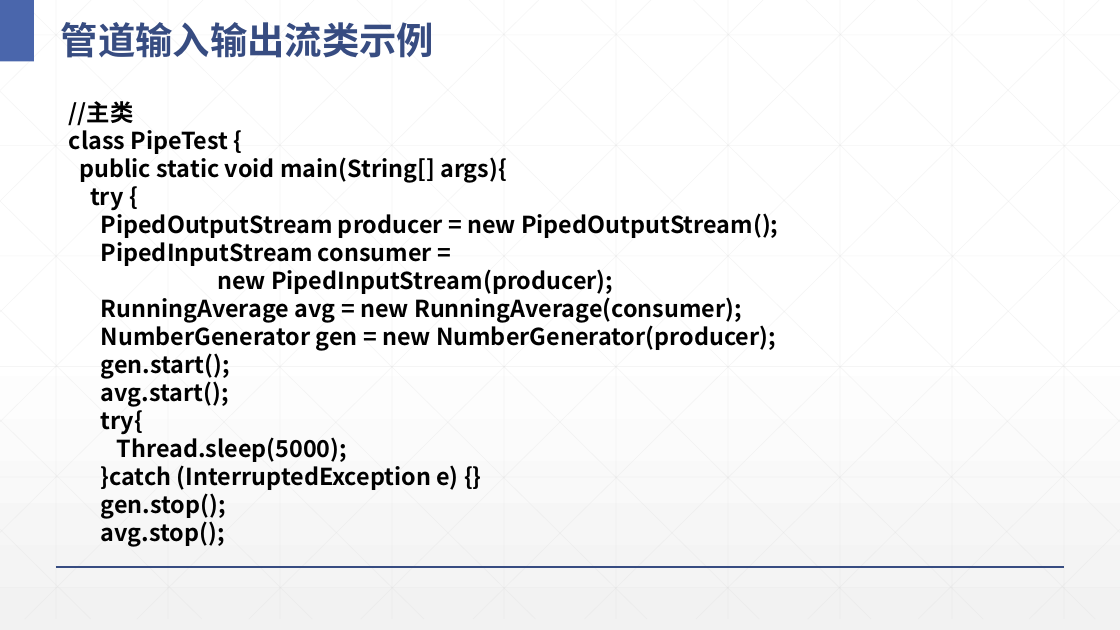
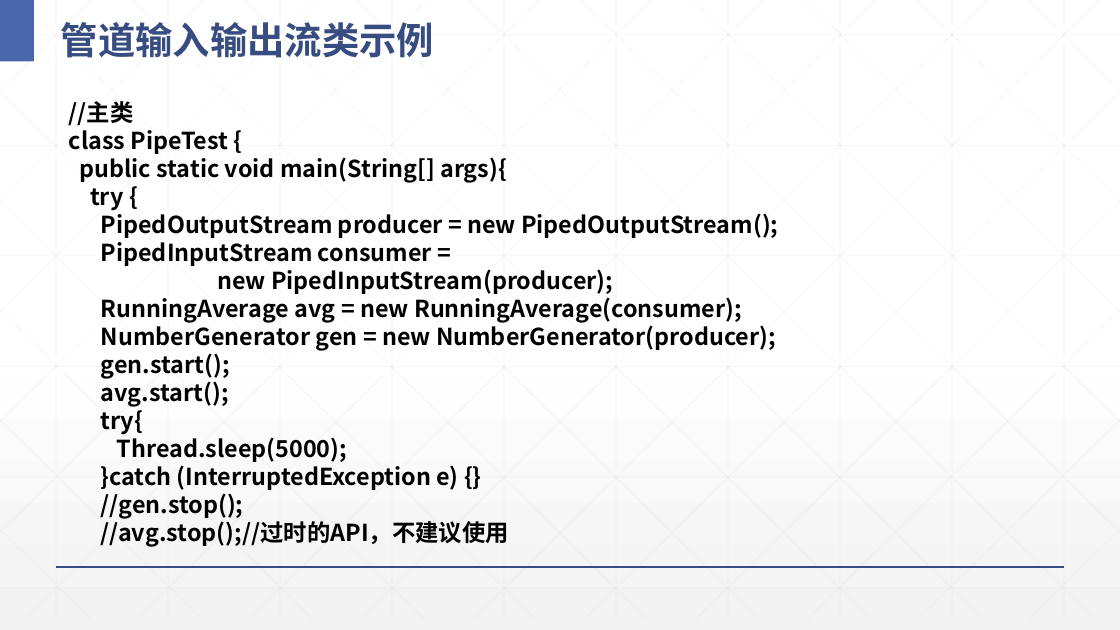
Before and after one commit to Panamera-Turbo/Java-program-term_3rd, a slide deck: slide 50 of PPT/J9-输入输出流.pptx. Drawn at 1120x630 pixels with LibreOffice and Linux fonts; fonts in the diff are those of the drawing. Boxes give left, top, right and bottom in pixels: in the first picture for what was removed or moved away, otherwise in the second. Text is boxed around its words. In the diff, an @@ line names an element or a change of style, - is before the commit and + after.

```diff
--- a/PPT/J9-输入输出流.pptx
+++ b/PPT/J9-输入输出流.pptx
@@ text at (x1=101, y1=489, x2=509, y2=547): text changed @@
-gen.stop();
-avg.stop();
+//gen.stop();
+//avg.stop();//过时的API，不建议使用
```
Also in this commit, not shown: 1 other slide changed, 10 other files.
